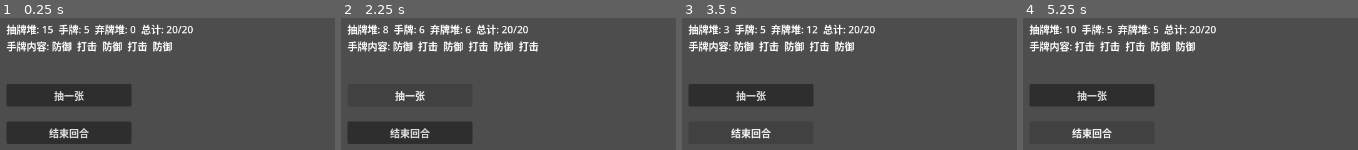
Above: before the commit, frames 1-4 (left to right).
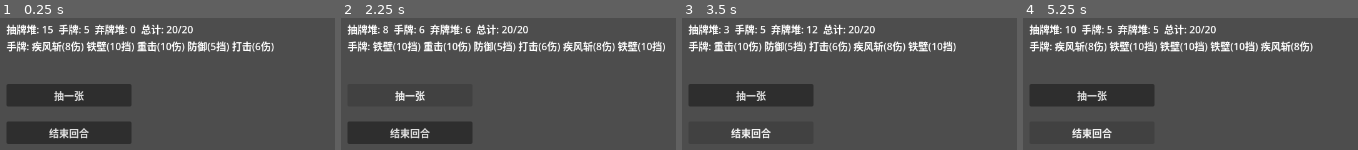
Above: after the commit, the same moments.

Repository: td1ql/godward
Game: Godot game, scene res://scenes/main.tscn
Same seed, same stepped clock (60 frames per second), same inputs: the game is played once before the commit and once after it.
Inputs:
- Up to frame 1 (0.25 s): no input
- Up to frame 2 (2.25 s): click "抽一张" at 0.5 s; click "结束回合" at 1.25 s; click "抽一张" at 2 s
- Up to frame 3 (3.5 s): click "结束回合" at 2.75 s
- Up to frame 4 (5.25 s): click "抽一张" at 3.5 s; click "结束回合" at 4.25 s; tap Enter at 5 s

The runs differ from the first frame. In frame 1, 3.8% of the frame differs, in the area x 8-82%, y 17-26%; in frame 2, 4.4%, in the area x 8-97%, y 17-26%; in frame 3, 3.7%; in frame 4, 4.1%.

Commit message:
feat: 定义 5 张基础卡牌数据 (closes #5)

Diff:
--- a/scenes/main.tscn
+++ b/scenes/main.tscn
@@ -1,24 +1,24 @@
-[gd_scene load_steps=2 format=3]
+[gd_scene format=3 uid="uid://dw0pjsfohyte4"]
 
-[ext_resource type="Script" path="res://scripts/battle_demo.gd" id="1_script"]
+[ext_resource type="Script" uid="uid://wc01il4yv064" path="res://scripts/battle_demo.gd" id="1_script"]
 
-[node name="Main" type="Node2D"]
+[node name="Main" type="Node2D" unique_id=1829204019]
 script = ExtResource("1_script")
 
-[node name="InfoLabel" type="Label" parent="."]
+[node name="InfoLabel" type="Label" parent="." unique_id=2142891336]
 offset_left = 20.0
 offset_top = 20.0
 offset_right = 220.0
 offset_bottom = 46.0
 
-[node name="DrawButton" type="Button" parent="."]
+[node name="DrawButton" type="Button" parent="." unique_id=1220208601]
 offset_left = 20.0
 offset_top = 120.0
 offset_right = 220.0
 offset_bottom = 156.0
 text = "抽一张"
 
-[node name="EndTurnButton" type="Button" parent="."]
+[node name="EndTurnButton" type="Button" parent="." unique_id=2002945628]
 offset_left = 20.0
 offset_top = 180.0
 offset_right = 220.0
--- a/scripts/battle_demo.gd
+++ b/scripts/battle_demo.gd
@@ -7,14 +7,23 @@
 const HAND_SIZE := 5
 const TOTAL_CARDS := 20
 
+# 卡牌数据库：每张牌的 费用 / 伤害 / 格挡
+const CARD_DB := {
+	"打击": {"cost": 1, "damage": 6, "block": 0},
+	"防御": {"cost": 1, "damage": 0, "block": 5},
+	"重击": {"cost": 2, "damage": 10, "block": 0},
+	"铁壁": {"cost": 2, "damage": 0, "block": 10},
+	"疾风斩": {"cost": 1, "damage": 8, "block": 0},
+}
+
 @onready var info_label: Label = $InfoLabel
 @onready var draw_button: Button = $DrawButton
 @onready var end_turn_button: Button = $EndTurnButton
 
 func _ready() -> void:
-	# 生成 20 张牌：一半打击、一半防御
+	var card_ids := ["打击", "防御", "重击", "铁壁", "疾风斩"]
 	for i in range(TOTAL_CARDS):
-		draw_pile.append("打击" if i % 2 == 0 else "防御")
+		draw_pile.append(card_ids[i % card_ids.size()])
 	draw_button.pressed.connect(_on_draw_pressed)
 	end_turn_button.pressed.connect(_on_end_turn_pressed)
 	_draw_cards(HAND_SIZE)
@@ -25,16 +34,13 @@
 	_update_ui()
 
 func _on_end_turn_pressed() -> void:
-	# 手牌全部丢进弃牌堆
 	discard_pile.append_array(hand)
 	hand.clear()
-	# 重新抽 5 张
 	_draw_cards(HAND_SIZE)
 	_update_ui()
 
 func _draw_cards(n: int) -> void:
 	for i in range(n):
-		# 抽牌堆空了：把弃牌堆洗回来
 		if draw_pile.is_empty():
 			if discard_pile.is_empty():
 				return
@@ -46,11 +52,15 @@
 func _update_ui() -> void:
 	var hand_text := ""
 	for c in hand:
-		hand_text += c + "  "
+		var d: Dictionary = CARD_DB[c]
+		if d["damage"] > 0:
+			hand_text += "%s(%d伤) " % [c, d["damage"]]
+		else:
+			hand_text += "%s(%d挡) " % [c, d["block"]]
 	if hand_text == "":
 		hand_text = "（空）"
 	var total := draw_pile.size() + hand.size() + discard_pile.size()
-	info_label.text = "抽牌堆: %d  手牌: %d  弃牌堆: %d  总计: %d/%d\n手牌内容: %s" % [
+	info_label.text = "抽牌堆: %d  手牌: %d  弃牌堆: %d  总计: %d/%d\n手牌: %s" % [
 		draw_pile.size(), hand.size(), discard_pile.size(),
 		total, TOTAL_CARDS, hand_text
 	]
